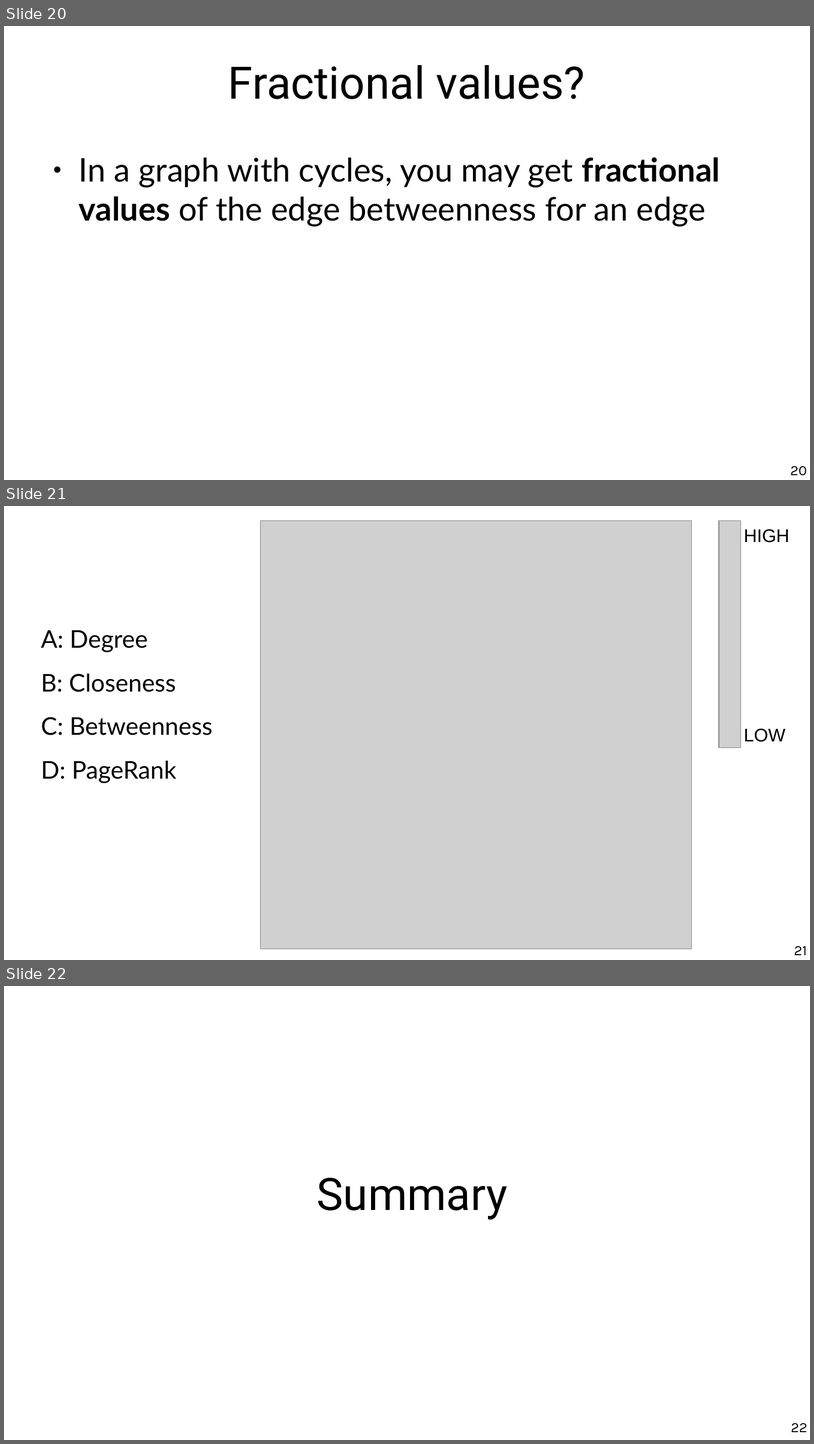
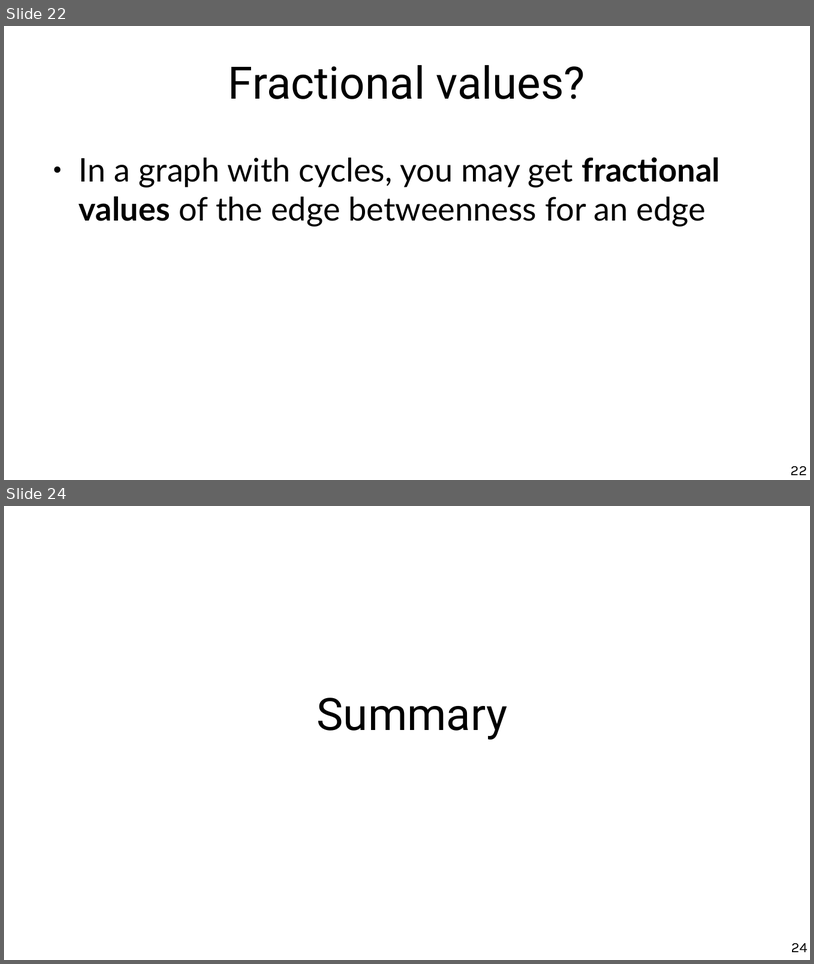
Before and after one commit to chatox/networks-science-course, a slide deck: theory/odp/tt07-betweenness.odp. Shown one above the other, each under a label of ours: slides 20, 21 and 22 before the commit, slides 22 and 24 after it; the slides between them are not shown. The pictures are 814x1444 and 814x964 pixels, drawn with LibreOffice and Linux fonts; fonts in the diff are those of the drawing; grey boxes stand for pictures. Boxes give left, top, right and bottom in pixels: in the first picture for what was removed or moved away, otherwise in the second. Text is boxed around its words. In the diff, an @@ line names an element or a change of style, - is before the commit and + after.

Commit message:
Node betweenness exercise

```diff
--- a/theory/odp/tt07-betweenness.odp
+++ b/theory/odp/tt07-betweenness.odp
@@ slide 21 removed at box(4, 506, 810, 960), background #FFFFFF @@
@@ picture removed at box(260, 520, 692, 949) @@
@@ picture removed at box(720, 520, 741, 747) @@
@@ text removed at box(744, 529, 790, 543) @@
-HIGH
@@ text removed at box(41, 630, 213, 783) @@
-A: Degree
-B: Closeness
-C: Betweenness
-D: PageRank
@@ text removed at box(744, 728, 786, 742) @@
-LOW
@@ page number removed at box(794, 946, 807, 955) @@
-21
@@ what was slide 20 is now slide 22 @@
@@ page number at box(791, 466, 807, 475): text changed @@
-20
+22
@@ what was slide 22 is now slide 24 @@
@@ page number at box(792, 943, 808, 952): text changed @@
-22
+24
```
Also in this commit, not shown: 4 slides changed, 3 slides added, 2 other files.
